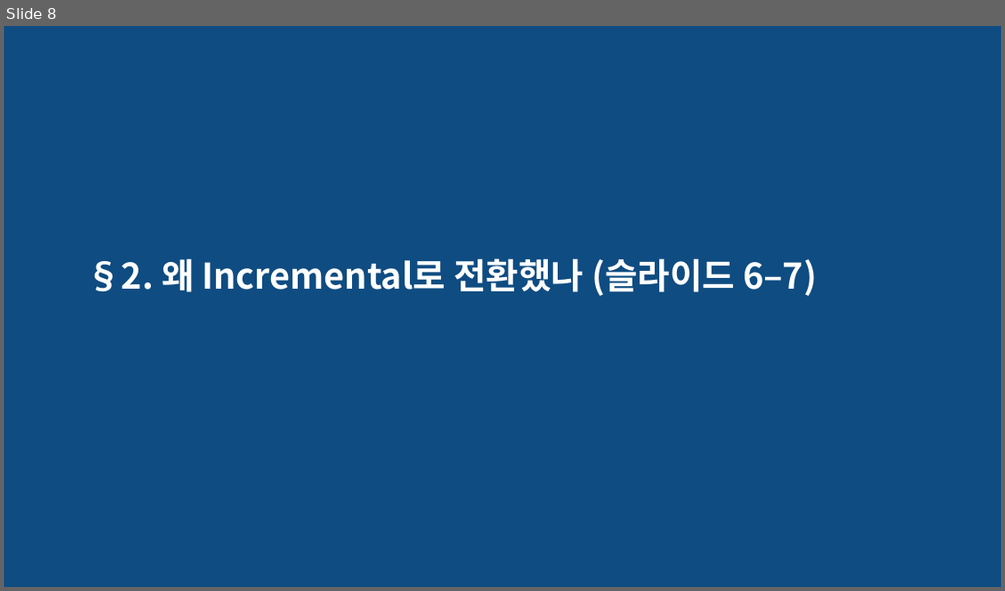
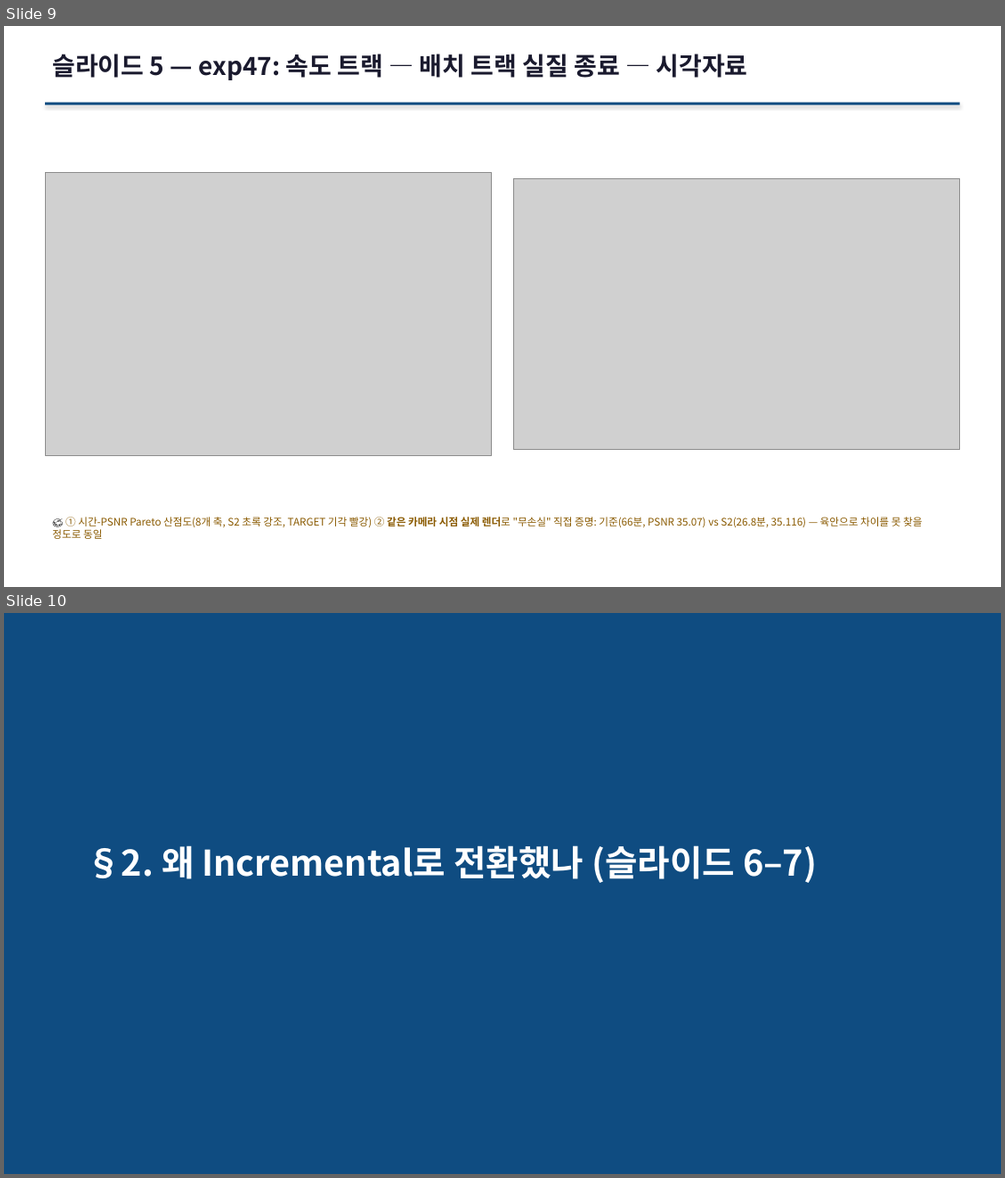
Before and after one commit to sawo0150/gs_floaterLab, a slide deck: context/ppt/ppt0717/gs_floater_deck_0717.pptx. Shown one above the other, each under a label of ours: slide 8 before the commit, slides 9 and 10 after it. The pictures are 1005x591 and 1005x1178 pixels, drawn with LibreOffice and Linux fonts; fonts in the diff are those of the drawing; grey boxes stand for pictures. Boxes give left, top, right and bottom in pixels: in the first picture for what was removed or moved away, otherwise in the second. Text is boxed around its words. In the diff, an @@ line names an element or a change of style, - is before the commit and + after.

```diff
--- a/context/ppt/ppt0717/gs_floater_deck_0717.pptx
+++ b/context/ppt/ppt0717/gs_floater_deck_0717.pptx
@@ slide 9 added at <box>4,26,1001,587</box>, background #FFFFFF @@
@@ text added at <box>52,54,748,80</box>, 24 pt, text #1A1A2E, bold @@
+슬라이드 5 — exp47: 속도 트랙 — 배치 트랙 실질 종료 — 시각자료
@@ rectangle added at <box>45,103,960,104</box>, fill #0F4C81 @@
@@ picture added at <box>45,173,492,455</box> @@
@@ picture added at <box>514,178,961,450</box> @@
@@ text added at <box>52,516,922,539</box>, 10 pt, text #8A5A00 @@
+🎨 ① 시간-PSNR Pareto 산점도(8개 축, S2 초록 강조, TARGET 기각 빨강) ② 같은 카메라 시점 실제 렌더로 "무손실" 직접 증명: 기준(66분, PSNR 35.07) vs S2(26.8분, 35.116) — 육안으로 차이를 못 찾을 정도로 동일
@@ what was slide 8 is now slide 10 @@
```
Also in this commit, not shown: 2 slides changed, 1 other slide added, 14 other files.
